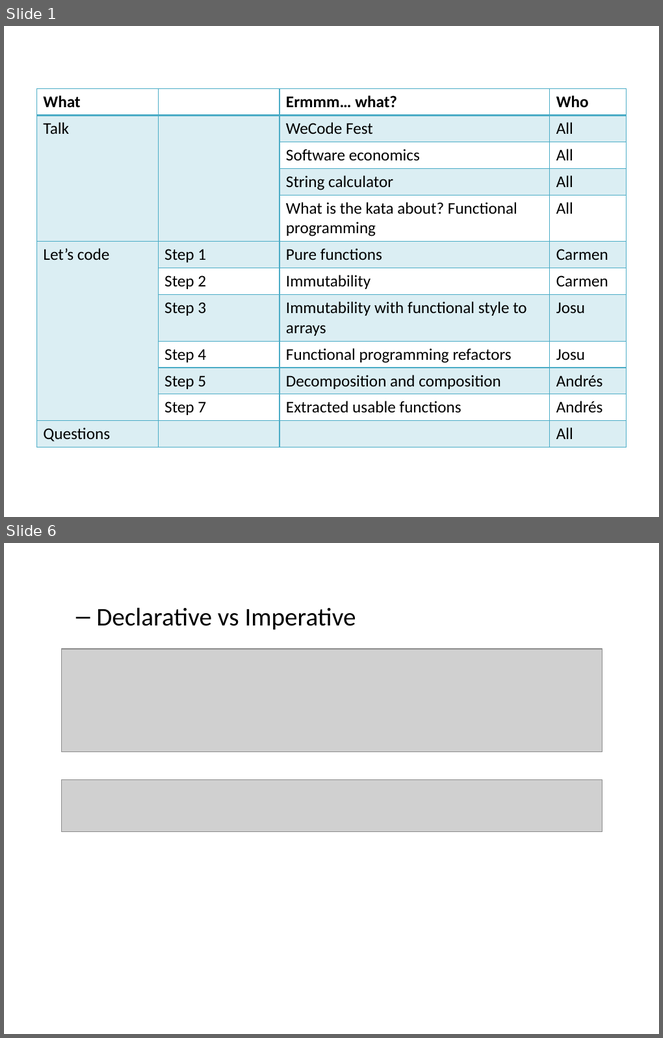
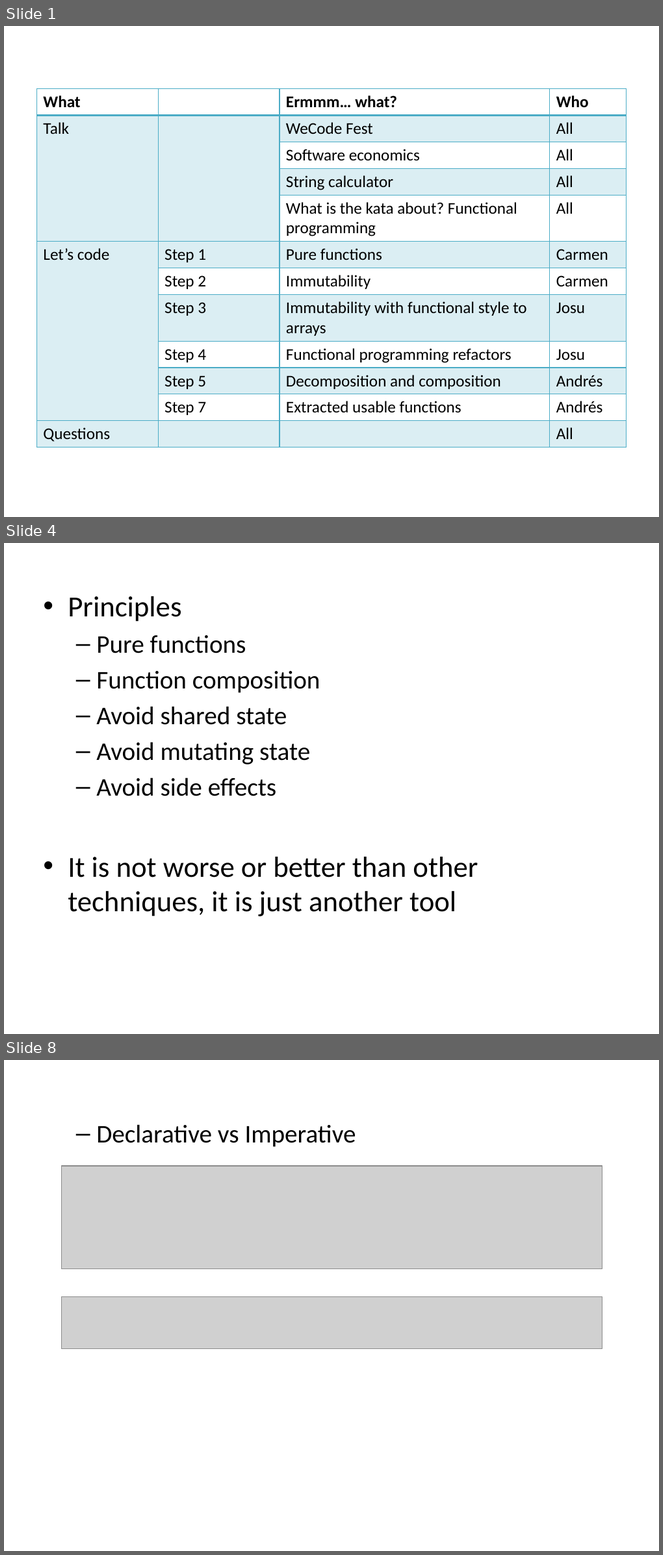
Before and after one commit to 636111/refactoring-workshop, a slide deck: documents/Workshop.pptx. Shown one above the other, each under a label of ours: slides 1 and 6 before the commit, slides 1, 4 and 8 after it; the slides between them are not shown. The pictures are 663x1038 and 663x1555 pixels, drawn with LibreOffice and Linux fonts; fonts in the diff are those of the drawing; grey boxes stand for pictures. Boxes give left, top, right and bottom in pixels: in the first picture for what was removed or moved away, otherwise in the second. Text is boxed around its words. In the diff, an @@ line names an element or a change of style, - is before the commit and + after.

```diff
--- a/documents/Workshop.pptx
+++ b/documents/Workshop.pptx
@@ slide 4 added at box(4, 543, 659, 1034), background #FFFFFF @@
@@ text added at box(68, 596, 478, 917), 28 pt, text #000000 @@
+• Principles
+  – Pure functions
+  – Function composition
+  – Avoid shared state
+  – Avoid mutating state
+  – Avoid side effects
+• It is not worse or better than other techniques, it is just another tool
@@ what was slide 6 is now slide 8 @@
```
Also in this commit, not shown: 4 slides changed, 1 other slide added.
